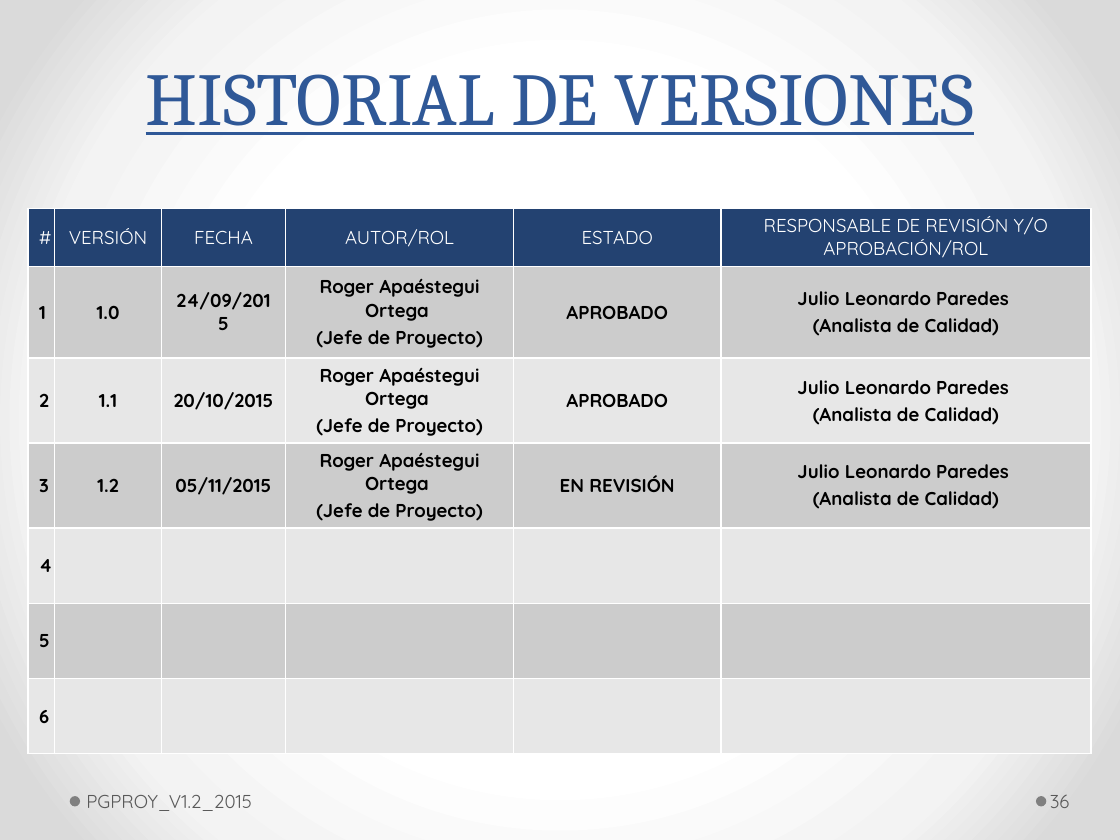
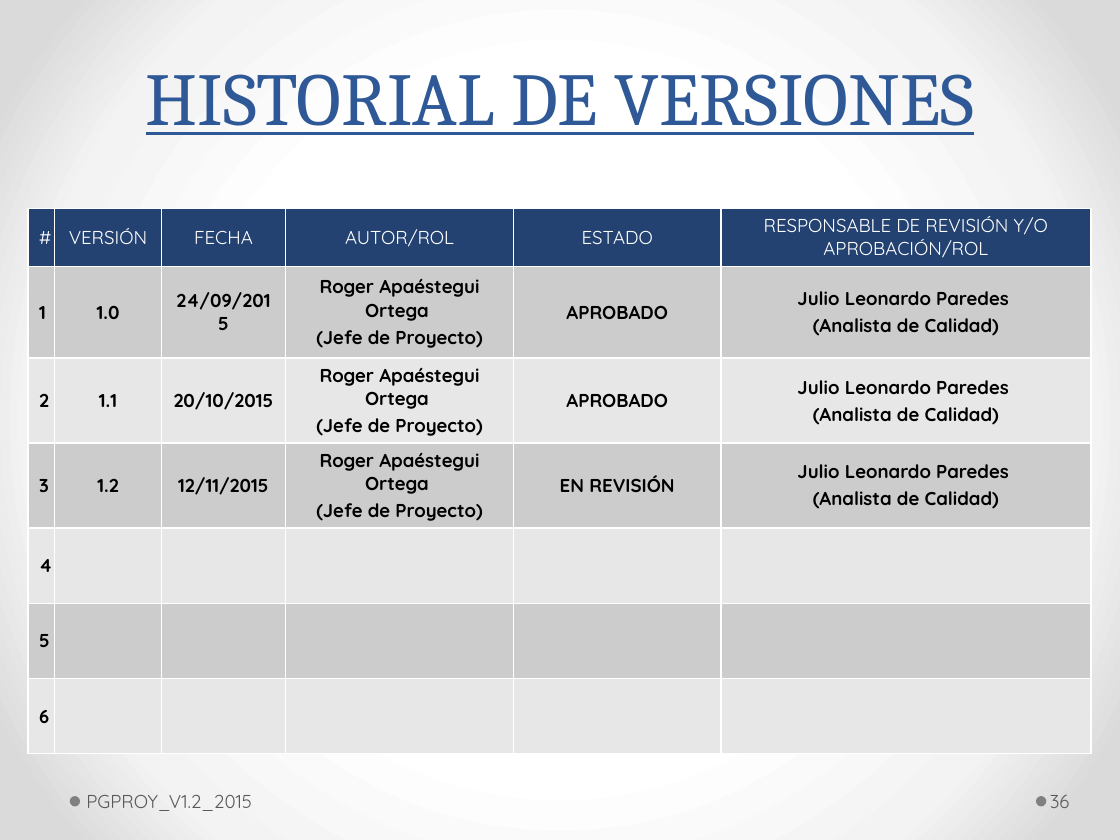
Before and after one commit to lowrider80/UTP-GPS-ALARM, a slide deck: slide 36 of Area_de_Proceso-_PP-PMC/PGPROY/PGPROY_V1.2_2015.pptx. Drawn at 1120x840 pixels with LibreOffice and Linux fonts; fonts in the diff are those of the drawing. Boxes give left, top, right and bottom in pixels: in the first picture for what was removed or moved away, otherwise in the second. Text is boxed around its words. In the diff, an @@ line names an element or a change of style, - is before the commit and + after.

```diff
--- a/Area_de_Proceso-_PP-PMC/PGPROY/PGPROY_V1.2_2015.pptx
+++ b/Area_de_Proceso-_PP-PMC/PGPROY/PGPROY_V1.2_2015.pptx
@@ table at [28, 208, 1089, 748] @@
-row 4, column 3: 05/11/2015
+row 4, column 3: 12/11/2015
```
Also in this commit, not shown: 25 other slides changed.
